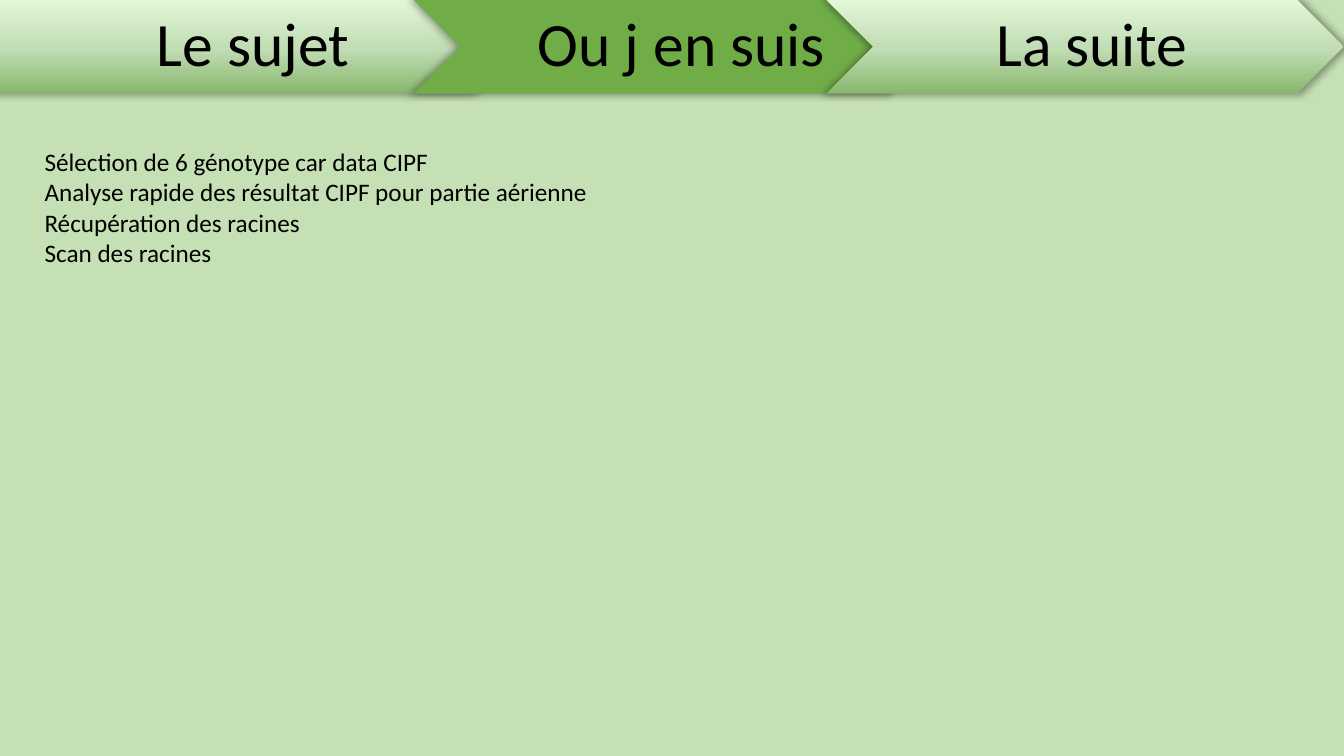
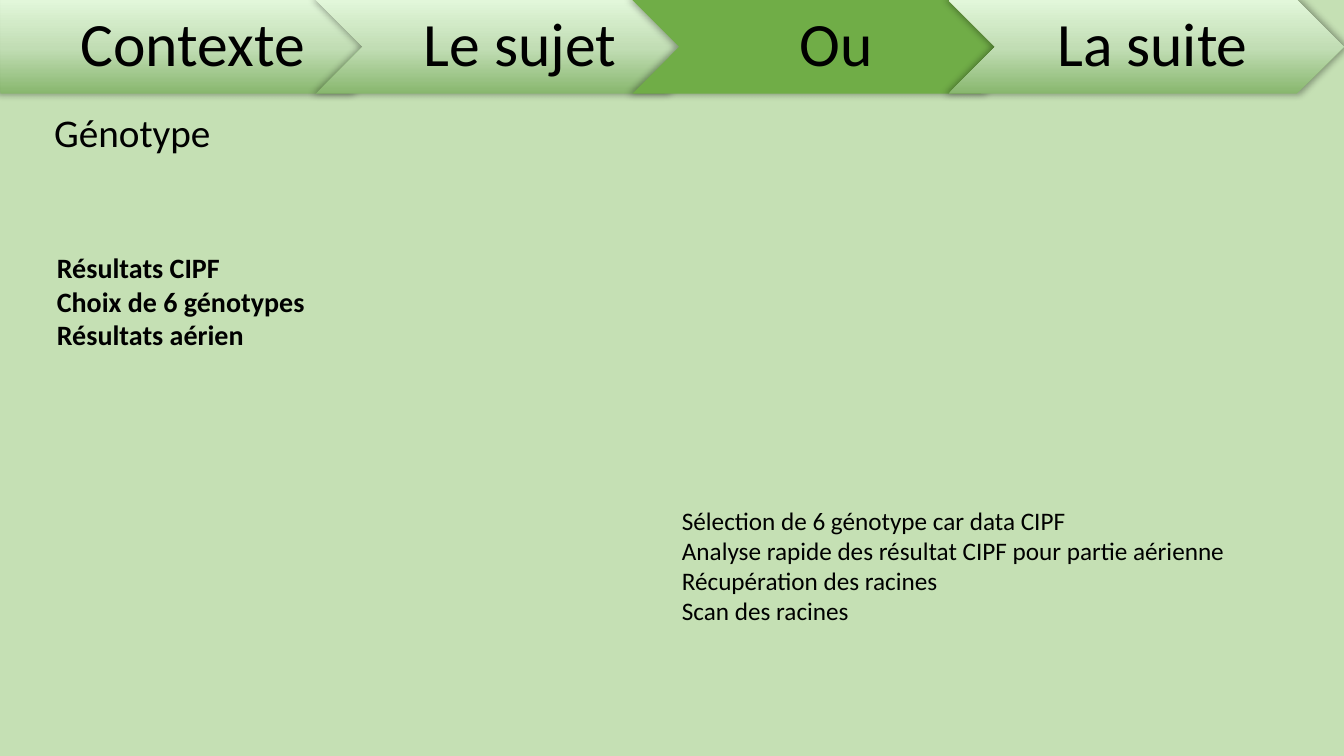
Before and after one commit to ndegives/LBIRA2200-memoire, a slide deck: slide 5 of Séminaire .pptx (slide 3 before the commit). Drawn at 1344x756 pixels with LibreOffice and Linux fonts; fonts in the diff are those of the drawing. Boxes give left, top, right and bottom in pixels: in the first picture for what was removed or moved away, otherwise in the second. Text is boxed around its words. In the diff, an @@ line names an element or a change of style, - is before the commit and + after.

```diff
--- a/Séminaire .pptx
+++ b/Séminaire .pptx
@@ pentagon arrow: place and size @@
-pentagon arrow at <box>0,0,516,94</box>
+pentagon arrow at <box>0,0,395,94</box>
@@ text added at <box>80,26,304,67</box>, 44 pt, text #000000 @@
+Contexte
@@ chevron added at <box>317,0,712,94</box>, fill gradient #88B76F to #C1DEB5 to #E3F7DB @@
@@ text "Le sujet": place and size @@
-text "Le sujet" at <box>157,23,349,77</box>
+text "Le sujet" at <box>424,23,616,77</box>
@@ text removed at <box>538,23,825,77</box> @@
-Ou j en suis
@@ chevron: place and size @@
-chevron at <box>413,0,930,94</box>
+chevron at <box>632,0,1027,94</box>
@@ text added at <box>800,26,873,67</box>, 44 pt, text #000000 @@
+Ou
@@ chevron: place and size @@
-chevron at <box>827,0,1343,94</box>
+chevron at <box>949,0,1344,94</box>
@@ text "La suite": place and size @@
-text "La suite" at <box>996,23,1187,67</box>
+text "La suite" at <box>1057,23,1247,67</box>
@@ title added at <box>54,120,210,154</box>, 28 pt, text #000000 @@
+Génotype
@@ text added at <box>57,258,305,346</box>, 20 pt, text #000000, bold @@
+Résultats CIPF
+Choix de 6 génotypes
+Résultats aérien
@@ text "Sélection de 6 génotype car ...": place and size @@
-text "Sélection de 6 génotype car ..." at <box>45,153,587,262</box>
+text "Sélection de 6 génotype car ..." at <box>682,512,1224,620</box>
```
Also in this commit, not shown: 3 other slides changed, 3 slides added.
